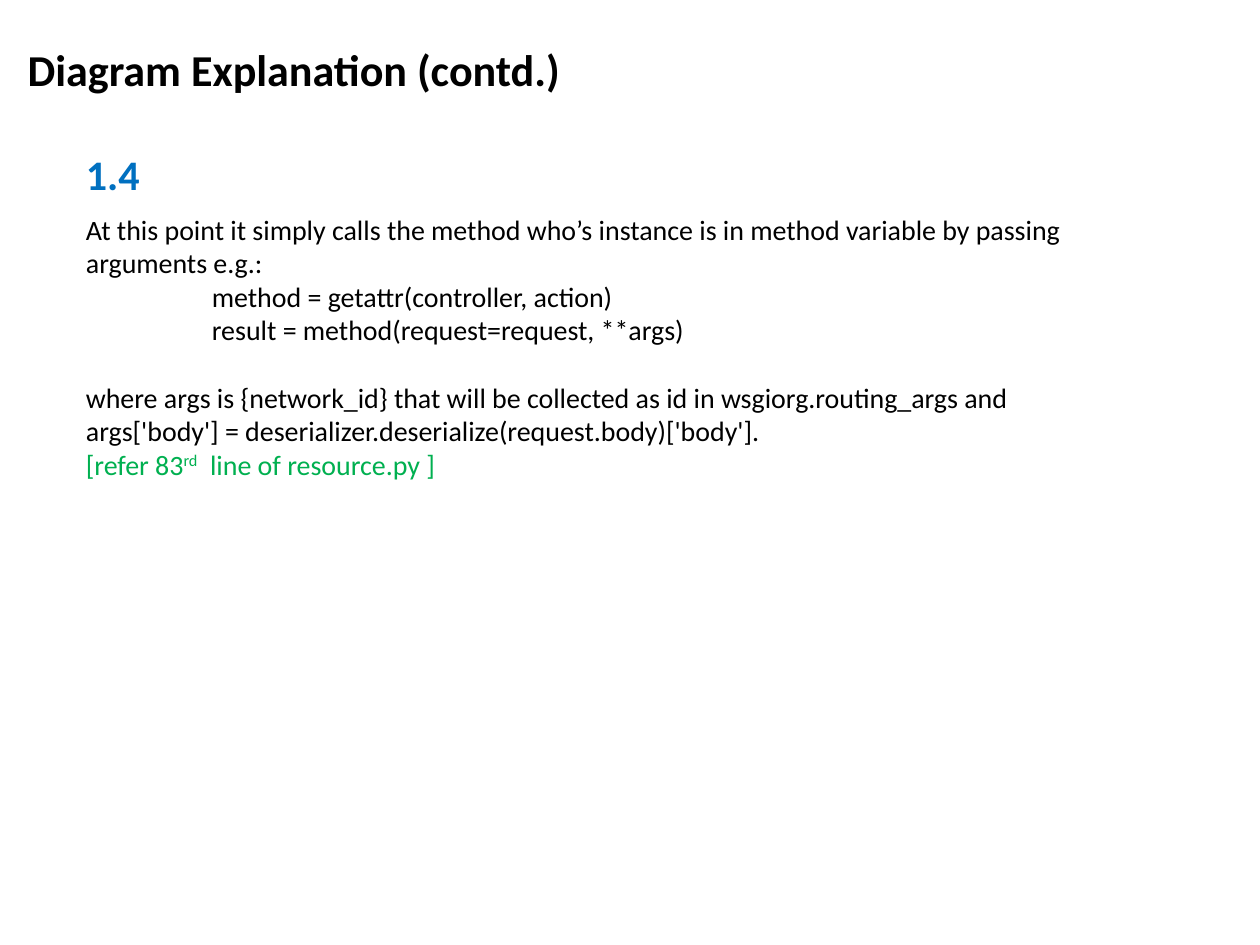
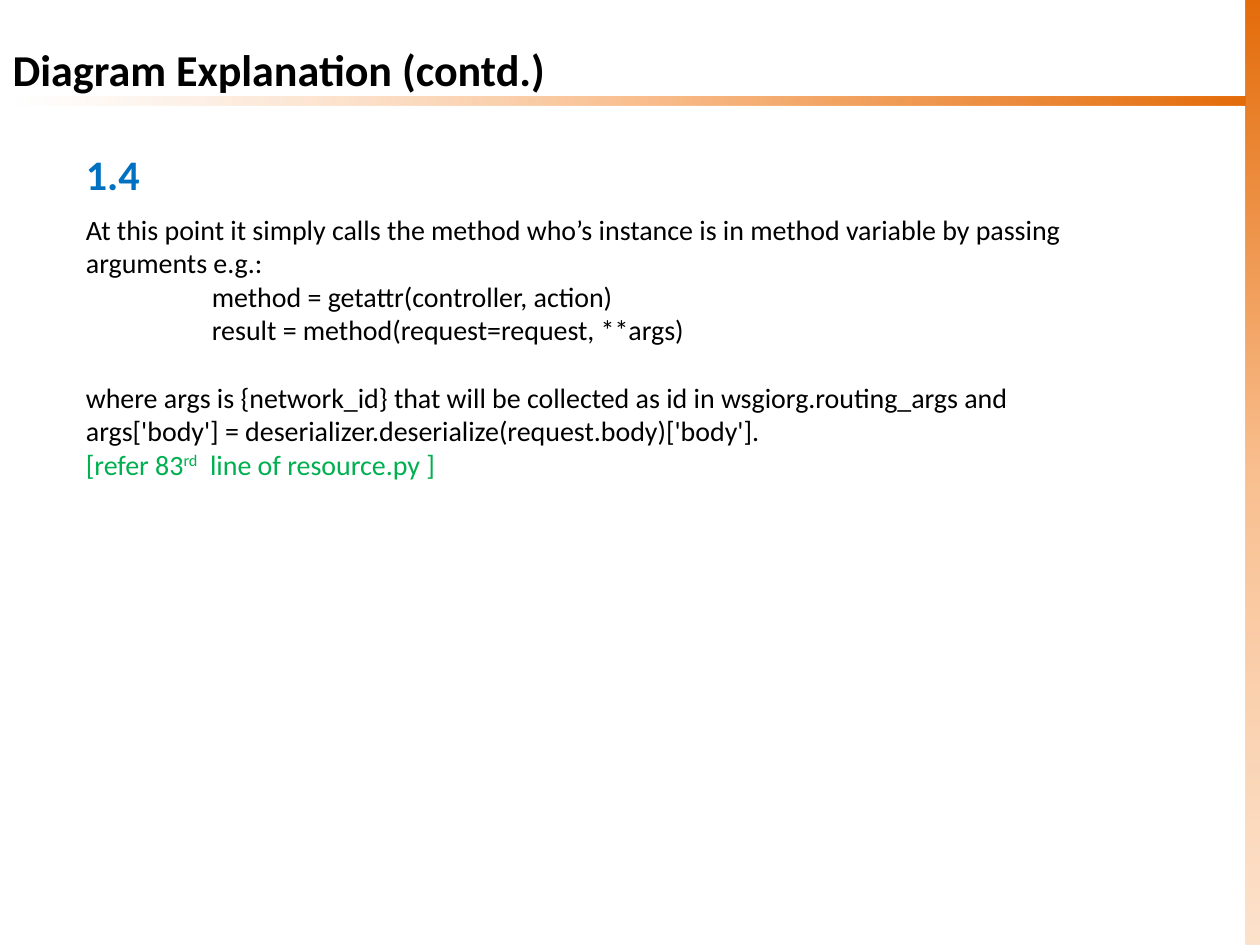
Before and after one commit to sknrao/openstack-neutron-revengg, a slide deck: slide 21 of OS-Neutron-WSGI.pptx (slide 20 before the commit). Drawn at 1260x945 pixels with LibreOffice and Linux fonts; fonts in the diff are those of the drawing. Boxes give left, top, right and bottom in pixels: in the first picture for what was removed or moved away, otherwise in the second. Text is boxed around its words. In the diff, an @@ line names an element or a change of style, - is before the commit and + after.

Commit message:
Updated WSGI Slide with Theme
Updating the theme and basic modifications to some slides to restrict
data within slide boundaries

```diff
--- a/OS-Neutron-WSGI.pptx
+++ b/OS-Neutron-WSGI.pptx
@@ rectangle added at <box>1245,0,1260,945</box>, fill gradient #E46C0A to #FAC090 to #FCD5B5 @@
@@ title "Diagram Explanation (contd.)" at <box>13,53,545,97</box>: alignment centre to left @@
@@ rectangle added at <box>15,97,1245,106</box>, fill gradient #E46C0A to #FAC090 to #FCD5B5 @@
```
Also in this commit, not shown: 24 other slides changed, 1 slide added.
